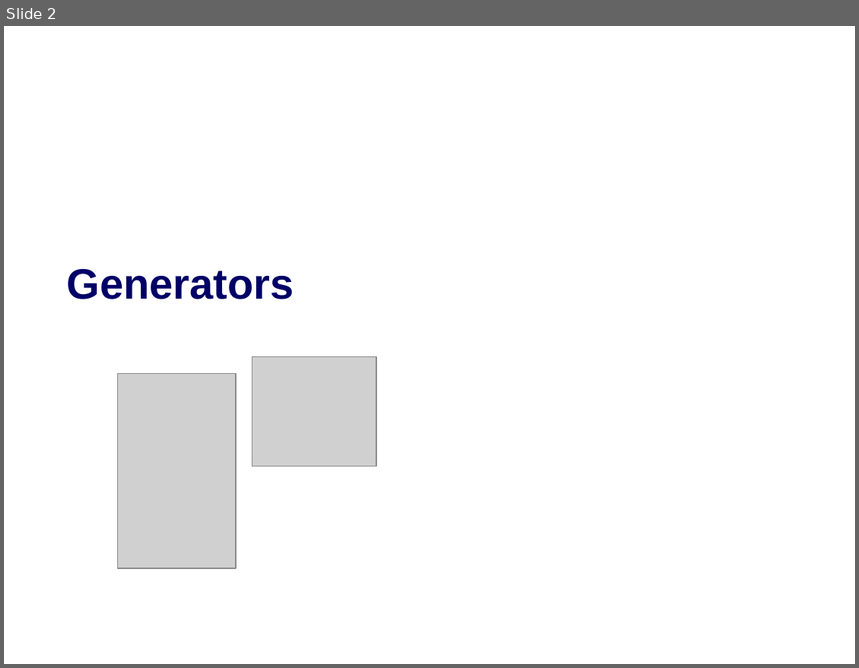
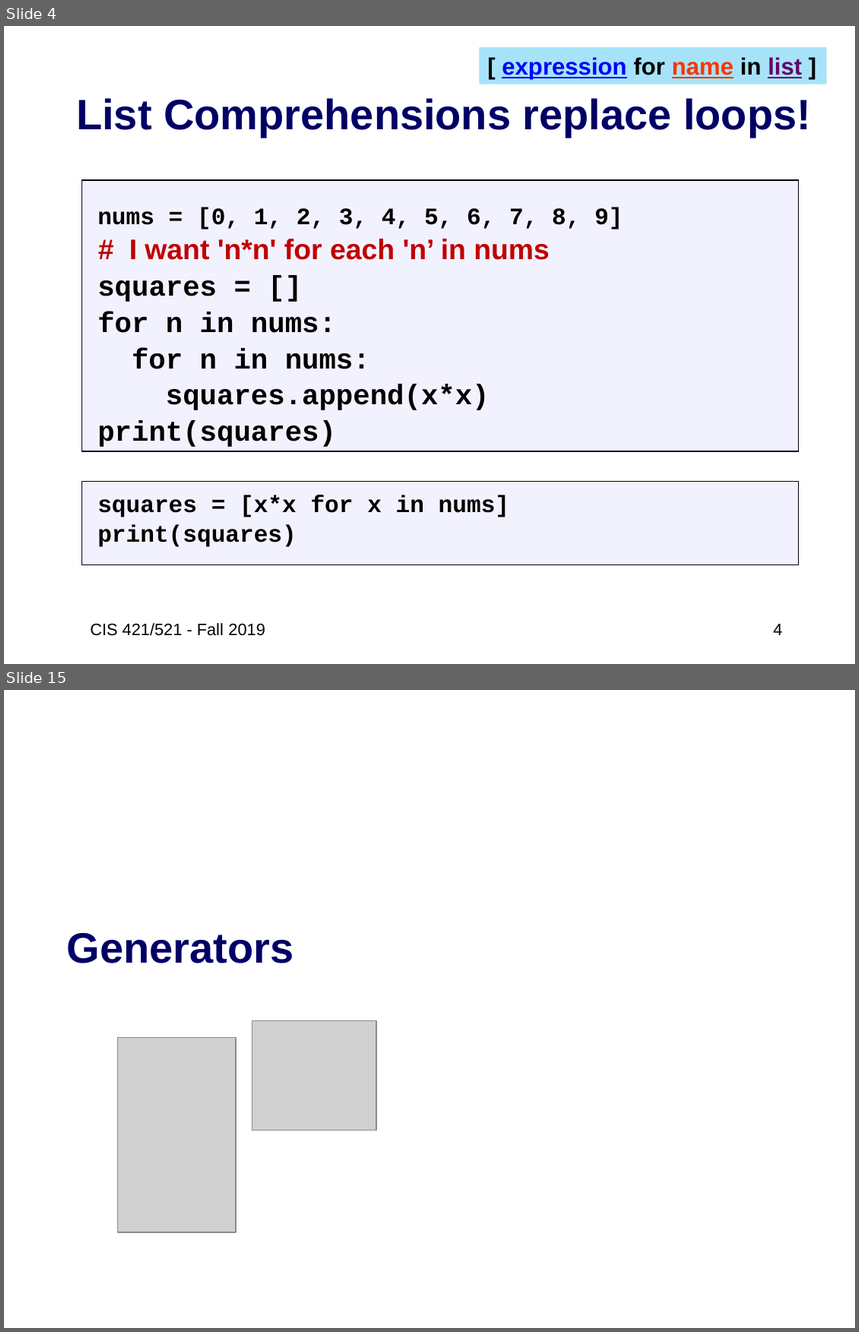
Before and after one commit to artificial-intelligence-class/artificial-intelligence-class.github.io, a slide deck: assets/slides/02-Python3-review2.pptx. Shown one above the other, each under a label of ours: slide 2 before the commit, slides 4 and 15 after it; the slides between them are not shown. The pictures are 859x668 and 859x1332 pixels, drawn with LibreOffice and Linux fonts; fonts in the diff are those of the drawing; grey boxes stand for pictures. Boxes give left, top, right and bottom in pixels: in the first picture for what was removed or moved away, otherwise in the second. Text is boxed around its words. In the diff, an @@ line names an element or a change of style, - is before the commit and + after.

```diff
--- a/assets/slides/02-Python3-review2.pptx
+++ b/assets/slides/02-Python3-review2.pptx
@@ slide 4 added at (x1=4, y1=26, x2=855, y2=664), background #FFFFFF @@
@@ rectangle added at (x1=479, y1=47, x2=826, y2=84), fill #00B0F0 at 35% opacity, 20 pt, text #0000FF, bold, underline @@
+[ expression for name in list ]
@@ title added at (x1=76, y1=98, x2=811, y2=137), 36 pt, text #000066, bold @@
+List Comprehensions replace loops!
@@ rectangle added at (x1=82, y1=180, x2=799, y2=452), fill #0000FF at 5% opacity, outline #000000 0.75 pt @@
@@ text added at (x1=97, y1=208, x2=623, y2=447), 24 pt, text #000000, bold @@
+nums = [0, 1, 2, 3, 4, 5, 6, 7, 8, 9]
+# I want 'n*n' for each 'n’ in nums
+squares = []
+for n in nums:
+for n in nums:
+squares.append(x*x)
+print(squares)
@@ rectangle added at (x1=82, y1=481, x2=799, y2=565), fill #0000FF at 5% opacity, outline #000000 0.75 pt @@
@@ text added at (x1=97, y1=495, x2=509, y2=547), 20 pt, text #000000, bold @@
+squares = [x*x for x in nums]
+print(squares)
@@ text added at (x1=90, y1=623, x2=265, y2=636), 14 pt, text #000000 @@
+CIS 421/521 - Fall 2019
@@ page number added at (x1=773, y1=624, x2=782, y2=636), 14 pt, text #000000 @@
+4
@@ what was slide 2 is now slide 15 @@
```
Also in this commit, not shown: 8 slides changed, 13 other slides added, 1 other file.
